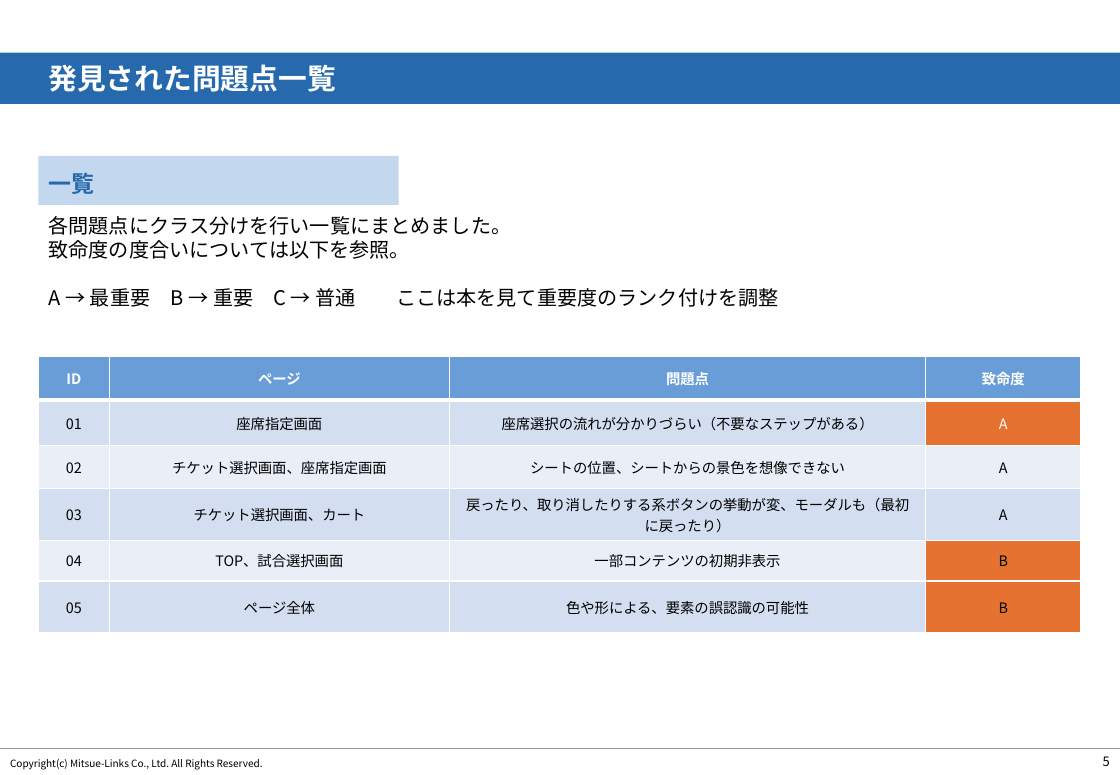
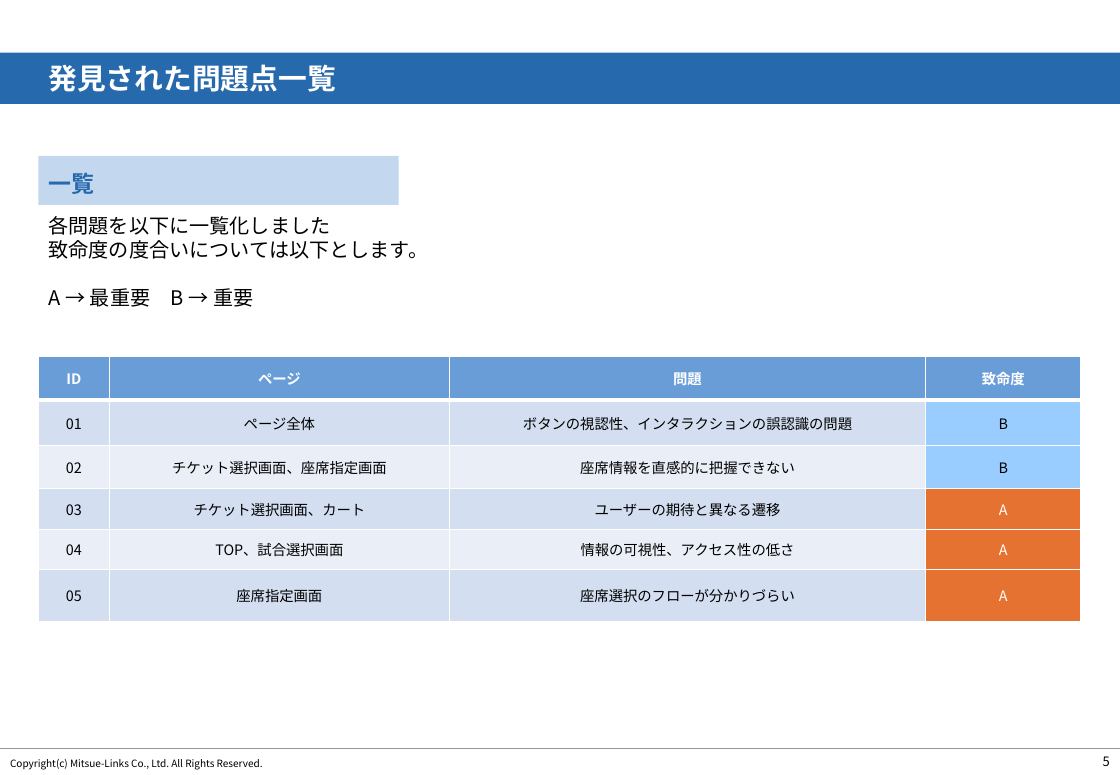
Before and after one commit to sakitama14/TheOdinProject, a slide deck: slide 6 of 調査報告書.pptx. Drawn at 1120x775 pixels with LibreOffice and Linux fonts; fonts in the diff are those of the drawing; background and template pictures are left out. Boxes give left, top, right and bottom in pixels: in the first picture for what was removed or moved away, otherwise in the second. Text is boxed around its words. In the diff, an @@ line names an element or a change of style, - is before the commit and + after.

```diff
--- a/調査報告書.pptx
+++ b/調査報告書.pptx
@@ text at box(49, 216, 429, 307): text changed @@
-各問題点にクラス分けを行い一覧にまとめました。
-致命度の度合いについては以下を参照。
-A → 最重要 B → 重要 C → 普通 ここは本を見て重要度のランク付けを調整
+各問題を以下に一覧化しました
+致命度の度合いについては以下とします。
+A → 最重要 B → 重要
@@ table at box(38, 357, 1082, 679) @@
-row 1, column 3: 問題点
+row 1, column 3: 問題
-row 2: 01 | 座席指定画面 | 座席選択の流れが分かりづらい（不要なステップがある） | A
+row 2: 01 | ページ全体 | ボタンの視認性、インタラクションの誤認識の問題 | B
-row 3, column 3: シートの位置、シートからの景色を想像できない
+row 3, column 3: 座席情報を直感的に把握できない
-row 3, column 4: A
+row 3, column 4: B
-row 4, column 3: 戻ったり、取り消したりする系ボタンの挙動が変、モーダルも（最初に戻ったり）
+row 4, column 3: ユーザーの期待と異なる遷移
-row 5, column 3: 一部コンテンツの初期非表示
+row 5, column 3: 情報の可視性、アクセス性の低さ
-row 5, column 4: B
+row 5, column 4: A
-row 6: 05 | ページ全体 | 色や形による、要素の誤認識の可能性 | B
+row 6: 05 | 座席指定画面 | 座席選択のフローが分かりづらい | A
@@ fill #E67232 to #99CCFF in row 2, column 4 @@
@@ fill #EBEFF8 to #99CCFF in row 3, column 4 @@
@@ fill #D4DFF0 to #E67232 in row 4, column 4 @@
@@ text colour #000000 to #FFFFFF in "A" @@
```
Also in this commit, not shown: 2 other slides changed, 4 slides added.
